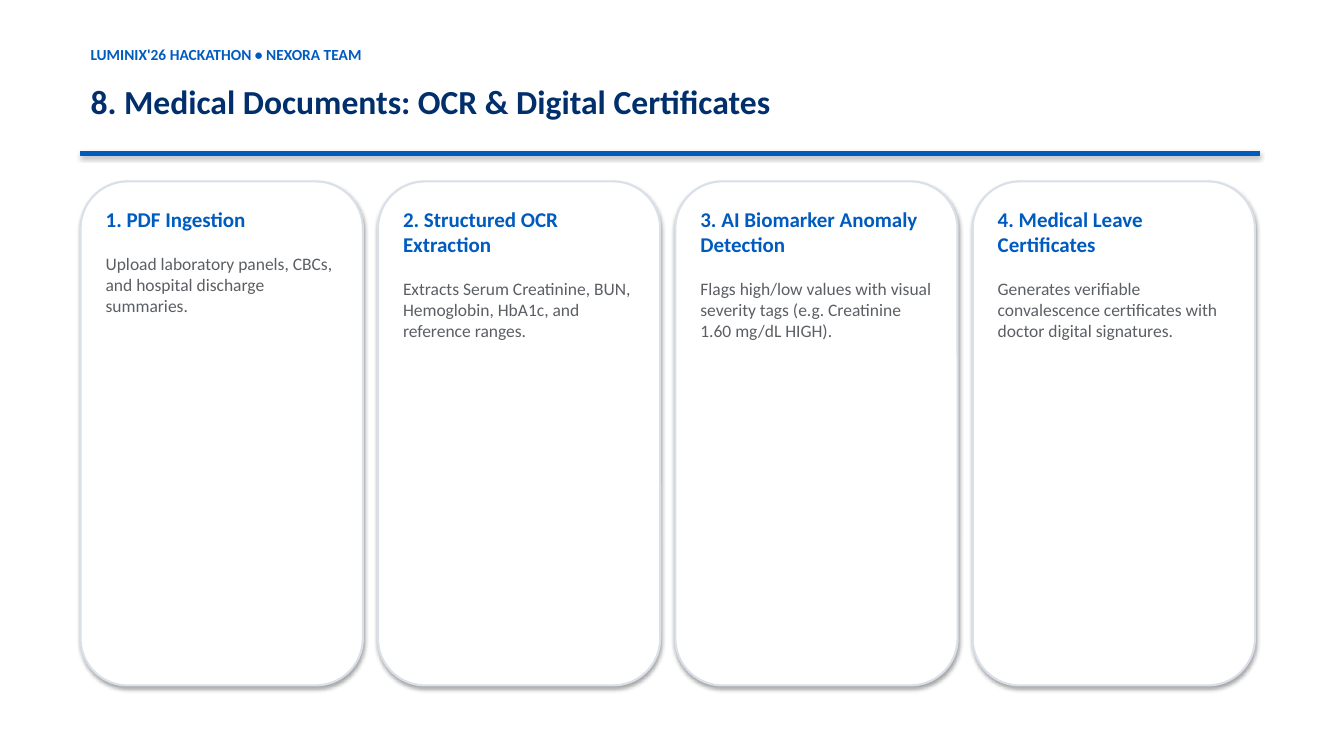
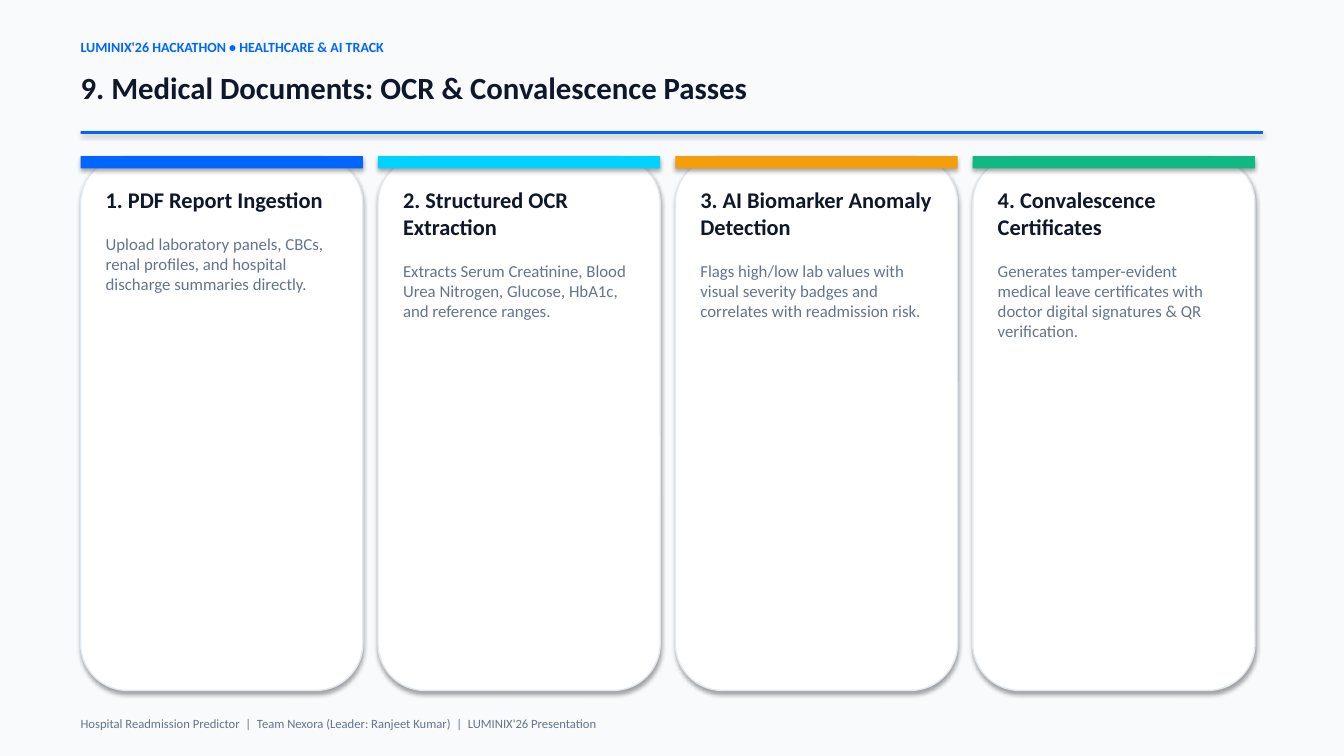
Before and after one commit to Ranjeet7680/Hospital-Readmission-Predictor, a slide deck: slide 10 of Hospital_Readmission_Predictor_LUMINIX26.pptx (slide 9 before the commit). Drawn at 1344x756 pixels with LibreOffice and Linux fonts; fonts in the diff are those of the drawing. Boxes give left, top, right and bottom in pixels: in the first picture for what was removed or moved away, otherwise in the second. Text is boxed around its words. In the diff, an @@ line names an element or a change of style, - is before the commit and + after.

Commit message:
docs(presentation): upgrade 16-slide executive PPTX deck for LUMINIX'26 hackathon

```diff
--- a/Hospital_Readmission_Predictor_LUMINIX26.pptx
+++ b/Hospital_Readmission_Predictor_LUMINIX26.pptx
@@ rectangle added at <box>0,0,1344,756</box>, fill #F8FAFC @@
@@ text at <box>81,42,384,52</box>: text changed; size 11 to 10 pt; text colour #005BBF to #0066FF @@
-LUMINIX'26 HACKATHON • NEXORA TEAM
+LUMINIX'26 HACKATHON • HEALTHCARE & AI TRACK
@@ text at <box>81,77,747,100</box>: text changed; size 24 to 22 pt; text colour #002F6C to #0F172A @@
-8. Medical Documents: OCR & Digital Certificates
+9. Medical Documents: OCR & Convalescence Passes
@@ rectangle: place and size @@
-rectangle at <box>81,151,1260,155</box>
+rectangle at <box>81,131,1263,134</box>
@@ rectangle at <box>81,131,1263,134</box>: fill #005BBF to #0066FF; outline #005BBF 0.75 pt to none @@
@@ rounded rectangle: place and size @@
-rounded rectangle at <box>81,181,363,686</box>
+rounded rectangle at <box>81,156,363,691</box>
@@ rectangle added at <box>81,156,363,168</box>, fill #0066FF @@
@@ rounded rectangle: place and size @@
-rounded rectangle at <box>378,181,660,686</box>
+rounded rectangle at <box>378,156,660,691</box>
@@ rectangle added at <box>378,156,660,168</box>, fill #00D2FF @@
@@ rounded rectangle: place and size @@
-rounded rectangle at <box>676,181,958,686</box>
+rounded rectangle at <box>676,156,958,691</box>
@@ rectangle added at <box>676,156,958,168</box>, fill #F59E0B @@
@@ outline #DAE0E9 1.5 pt to #E2E8F0 1 pt in 4 elements at <box>81,156,363,691</box>, <box>378,156,660,691</box>, <box>676,156,958,691</box>, <box>973,156,1255,691</box> @@
@@ rounded rectangle: place and size @@
-rounded rectangle at <box>973,181,1255,686</box>
+rounded rectangle at <box>973,156,1255,691</box>
@@ rectangle added at <box>973,156,1255,168</box>, fill #10B981 @@
@@ text at <box>106,192,323,293</box>: text changed; size 12.5 to 12 pt; text colour #5B5F64 to #64748B @@
-1. PDF Ingestion
-Upload laboratory panels, CBCs, and hospital discharge summaries.
+1. PDF Report Ingestion
+Upload laboratory panels, CBCs, renal profiles, and hospital discharge summaries directly.
@@ text "2. Structured OCR Extraction": place and size @@
-text "2. Structured OCR Extraction" at <box>403,212,630,340</box>
+text "2. Structured OCR Extraction" at <box>403,192,626,320</box>
@@ text at <box>403,192,568,235</box>: size 15 to 16 pt, text colour #005BBF to #0F172A in "2. Structured OCR Extraction" @@
@@ text "3. AI Biomarker Anomaly Detection": place and size @@
-text "3. AI Biomarker Anomaly Detection" at <box>700,212,931,340</box>
+text "3. AI Biomarker Anomaly Detection" at <box>700,192,932,317</box>
@@ text at <box>700,192,932,235</box>: size 15 to 16 pt, text colour #005BBF to #0F172A in "3. AI Biomarker Anomaly Detection" @@
@@ text at <box>998,192,1203,337</box>: text changed; size 12.5 to 12 pt; text colour #5B5F64 to #64748B @@
-4. Medical Leave Certificates
-Generates verifiable convalescence certificates with doctor digital signatures.
+4. Convalescence Certificates
+Generates tamper-evident medical leave certificates with doctor digital signatures & QR verification.
@@ text at <box>403,265,626,320</box>: text changed; size 12.5 to 12 pt; text colour #5B5F64 to #64748B @@
-Extracts Serum Creatinine, BUN, Hemoglobin, HbA1c, and reference ranges.
+Extracts Serum Creatinine, Blood Urea Nitrogen, Glucose, HbA1c, and reference ranges.
@@ text at <box>700,265,920,317</box>: text changed; size 12.5 to 12 pt; text colour #5B5F64 to #64748B @@
-Flags high/low values with visual severity tags (e.g. Creatinine 1.60 mg/dL HIGH).
+Flags high/low lab values with visual severity badges and correlates with readmission risk.
@@ text added at <box>81,719,596,730</box>, 9 pt, text #64748B @@
+Hospital Readmission Predictor | Team Nexora (Leader: Ranjeet Kumar) | LUMINIX'26 Presentation
```
Also in this commit, not shown: 3 other slides changed, 12 slides added, 11 slides removed, 1 other file.
